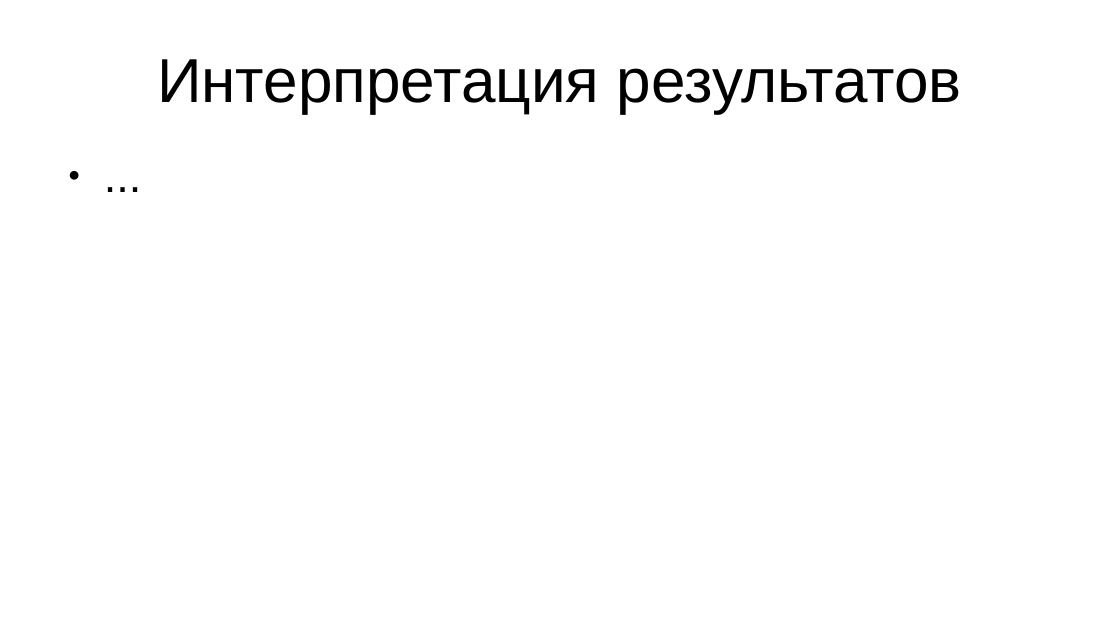
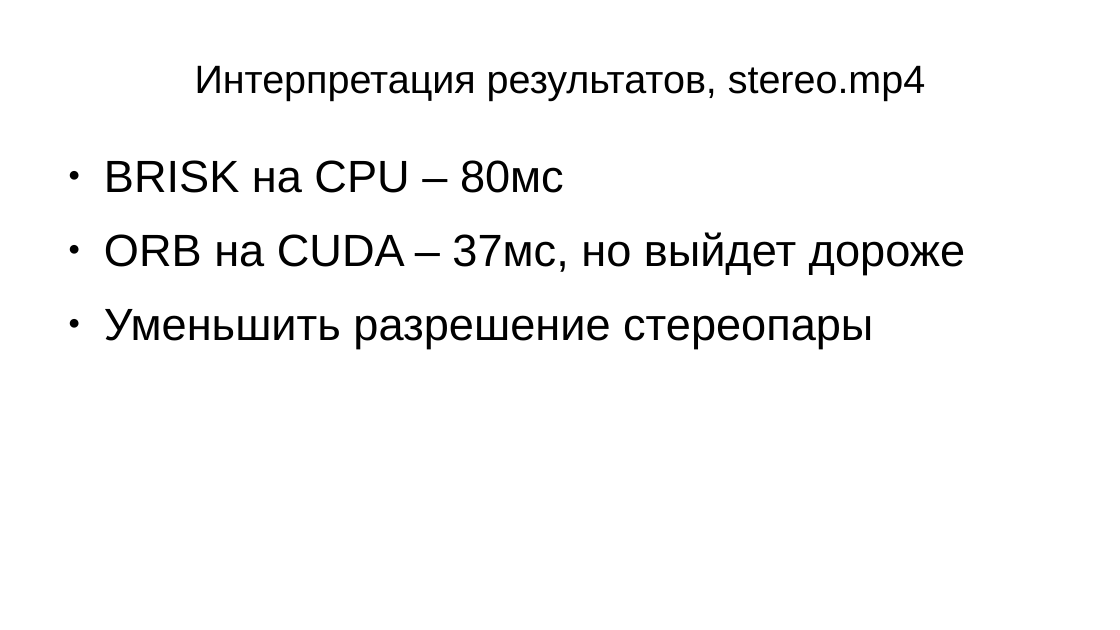
Before and after one commit to daniel-95/diploma, a slide deck: slide 52 of диплом/вкр.pptx. Drawn at 1120x630 pixels with LibreOffice and Linux fonts; fonts in the diff are those of the drawing. Boxes give left, top, right and bottom in pixels: in the first picture for what was removed or moved away, otherwise in the second. Text is boxed around its words. In the diff, an @@ line names an element or a change of style, - is before the commit and + after.

```diff
--- a/диплом/вкр.pptx
+++ b/диплом/вкр.pptx
@@ text at [195, 65, 925, 101]: text changed; size 44 to 28 pt @@
-Интерпретация результатов
+Интерпретация результатов, stereo.mp4
@@ text at [104, 160, 966, 349]: text changed @@
-● ...
+● BRISK на CPU – 80мс
+● ORB на CUDA – 37мс, но выйдет дороже
+● Уменьшить разрешение стереопары
```
Also in this commit, not shown: 1 other slide changed, 1 slide added, 1 other file.
